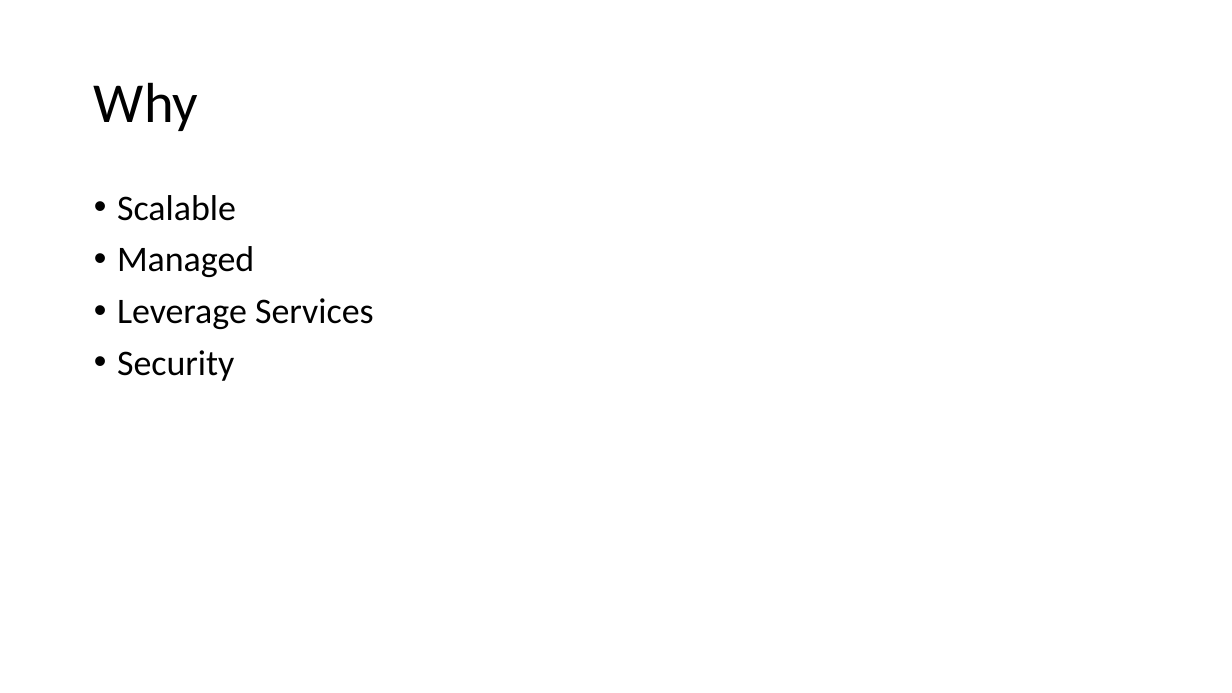
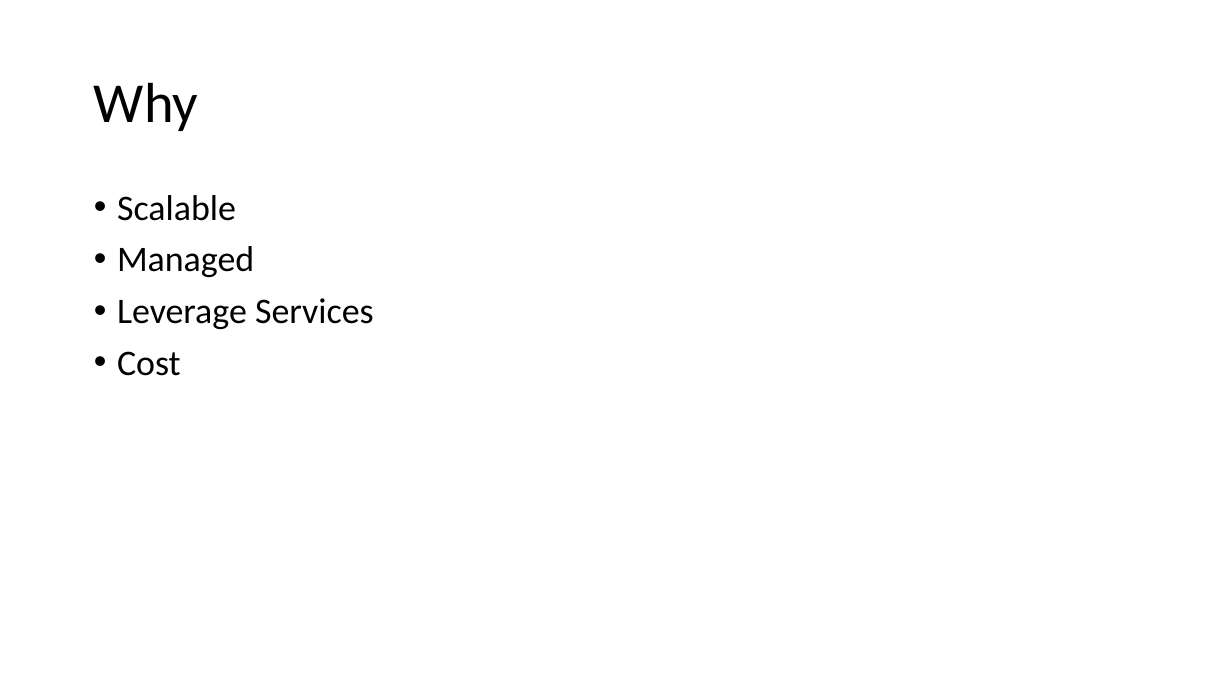
Before and after one commit to adrianpomilio/going-serverless, a slide deck: slide 5 of going-serverless-2017.pptx. Drawn at 1232x693 pixels with LibreOffice and Linux fonts; fonts in the diff are those of the drawing. Boxes give left, top, right and bottom in pixels: in the first picture for what was removed or moved away, otherwise in the second. Text is boxed around its words. In the diff, an @@ line names an element or a change of style, - is before the commit and + after.

```diff
--- a/going-serverless-2017.pptx
+++ b/going-serverless-2017.pptx
@@ text at box(117, 351, 181, 376): text changed @@
-• Security
+• Cost
```
Also in this commit, not shown: 3 slides added.
